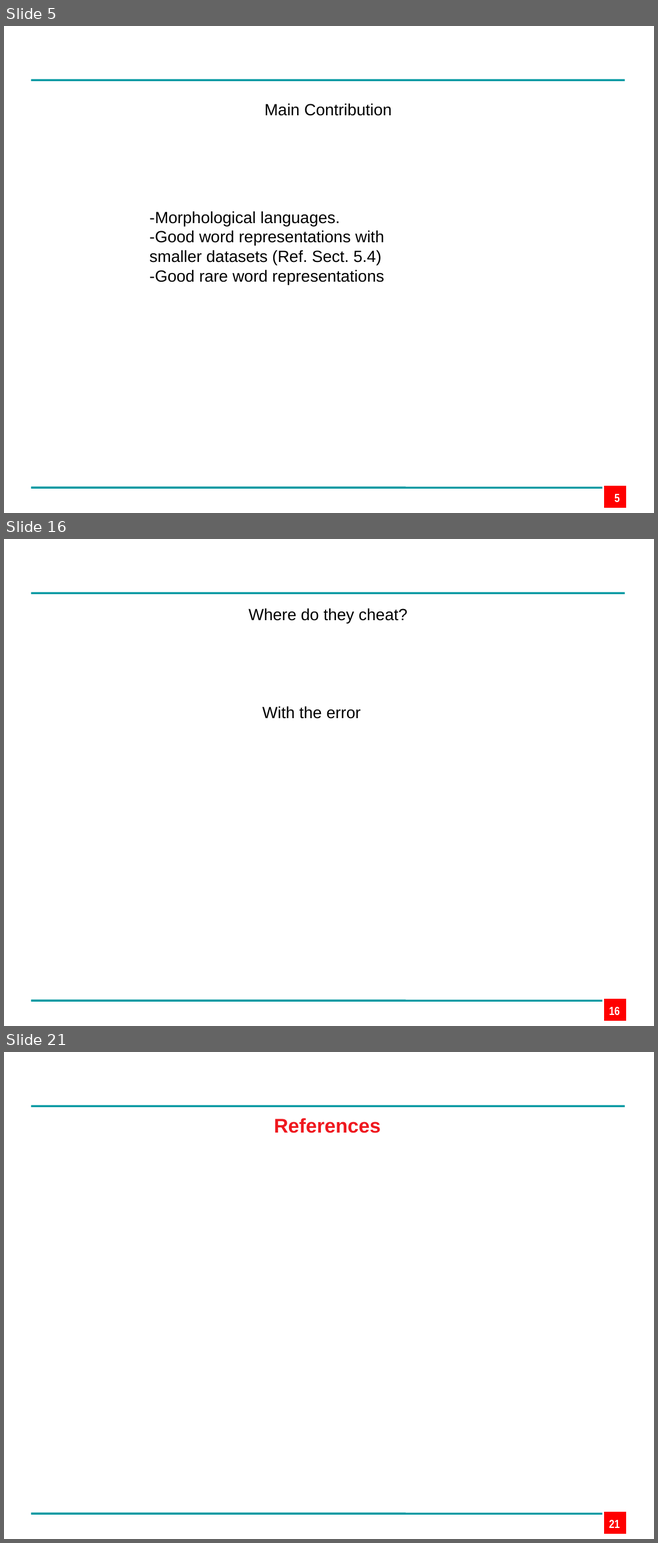
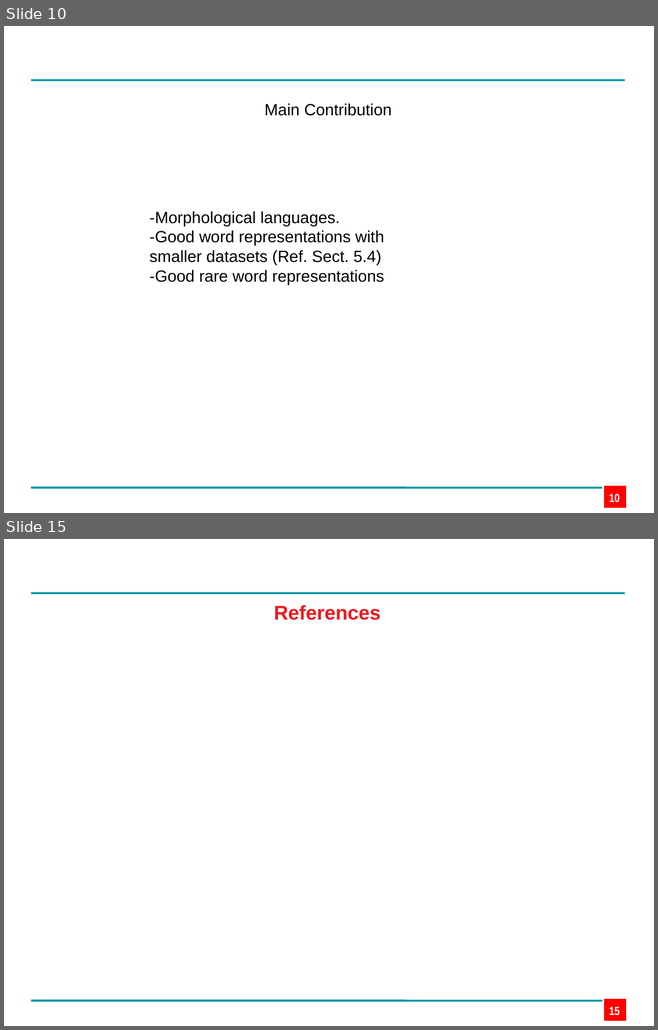
Before and after one commit to edpape007/NLP, a slide deck: Presentation_Subword.pptx. Shown one above the other, each under a label of ours: slides 5, 16 and 21 before the commit, slides 10 and 15 after it; the slides between them are not shown. The pictures are 658x1543 and 658x1030 pixels, drawn with LibreOffice and Linux fonts; fonts in the diff are those of the drawing; background and template pictures are left out. Boxes give left, top, right and bottom in pixels: in the first picture for what was removed or moved away, otherwise in the second. Text is boxed around its words. In the diff, an @@ line names an element or a change of style, - is before the commit and + after.

```diff
--- a/Presentation_Subword.pptx
+++ b/Presentation_Subword.pptx
@@ slide 16 removed at (x1=4, y1=539, x2=654, y2=1026), background #FFFFFF; not listed: 3 template elements that a slide beside it also shows @@
@@ text removed at (x1=248, y1=608, x2=407, y2=624) @@
-Where do they cheat?
@@ text removed at (x1=262, y1=706, x2=361, y2=719) @@
-With the error
@@ page number removed at (x1=609, y1=1007, x2=619, y2=1016) @@
-16
@@ what was slide 5 is now slide 10 @@
@@ page number at (x1=609, y1=494, x2=619, y2=503): text changed @@
-5
+10
@@ what was slide 21 is now slide 15 @@
@@ page number at (x1=609, y1=1007, x2=619, y2=1016): text changed @@
-21
+15
```
Also in this commit, not shown: 8 slides changed, 2 slides added, 7 other slides removed, 1 other file.
